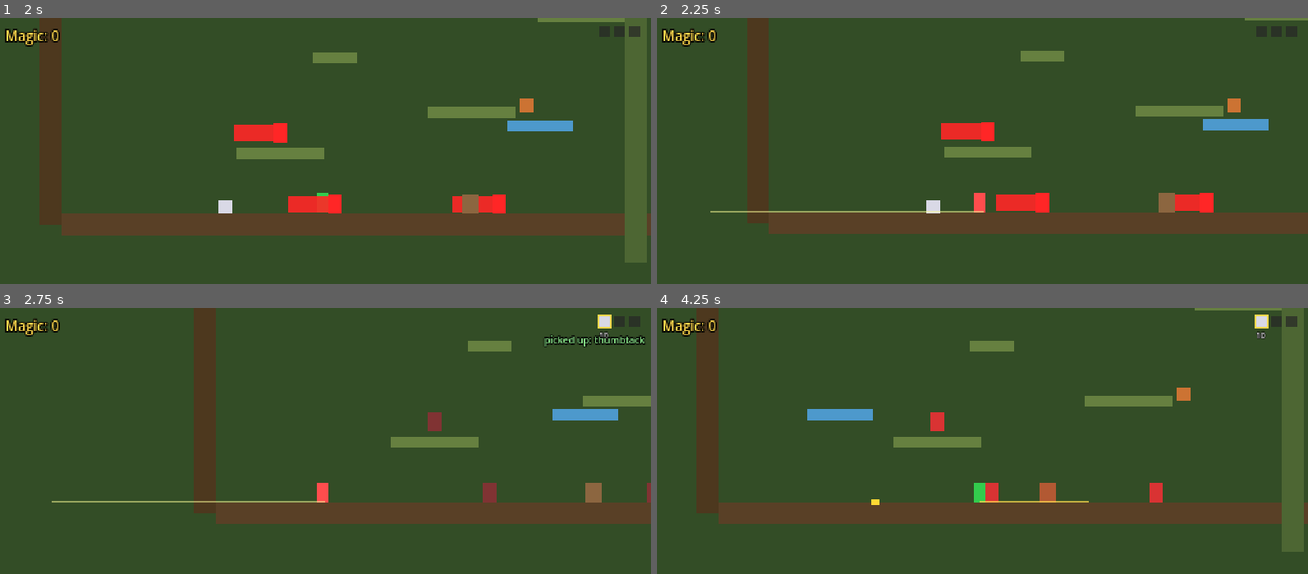
Above: before the commit, frames 1-4 (two rows, left to right).
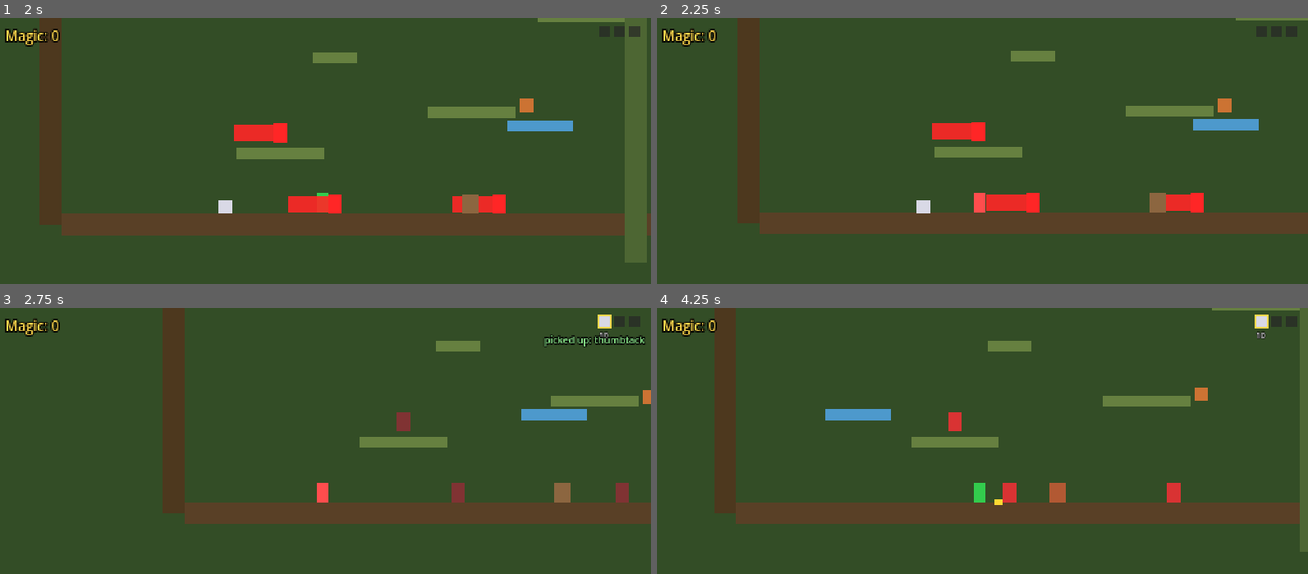
Above: after the commit, the same moments.

Repository: ButterlyEffect/ProjectLegend
Game: Godot game, scene res://scenes/player/test_level.tscn
The game is run twice, just before and just after one commit, with the same random seed, the same clock (stepped at 60 frames per second) and the same inputs.
Inputs (mouse positions are in pixels of both pictures, inside the frame that each line leads up to):
- Up to frame 1 (2 s): tap Enter at 0.5 s; move the mouse to (468, 182) at 0.52 s; hold D (move_right) from 0.53 s (still down); tap F (attack) at 0.6 s; click (468, 182) at 0.67 s; tap Space (jump) at 0.77, 1.52 s; tap G (parry) at 0.8, 1.35 s; move the mouse to (188, 220) at 1.27 s; tap Shift (slide) at 1.55 s
- Up to frame 2 (2.25 s): move the mouse to (1047, 121) at 2.02 s; release D (move_right) at 2.03 s; hold A (move_left) from 2.03 s (still down); hold E (throw_blade) from 2.03 s (still down); tap Shift (slide) at 2.1 s
- Up to frame 3 (2.75 s): keep holding A (move_left); keep holding E (throw_blade)
- Up to frame 4 (4.25 s): move the mouse to (949, 566) at 2.77 s; release A (move_left) at 2.78 s; release E (throw_blade) at 2.78 s; hold D (move_right) from 2.78 s (still down); tap E (throw_blade) at 2.85 s; click (949, 566) at 2.92 s; tap Space (jump) at 3.02, 3.77 s; tap T (use_tool) at 3.05 s; move the mouse to (1177, 547) at 3.52 s; hold T (use_tool) from 3.53 s (still down); tap F (attack) at 3.8 s

Frame 1 is identical in both runs. In frame 2, 4.0% of the frame differs, in the area x 8-94%, y 0-82%; in frame 3, 8.3%; in frame 4, 9.4%, in the area x 6-100%, y 0-92%.

Commit message:
Complete Story 3.2c: Thumbtack — Wall Anchor
Throwing a thumbtack now spawns a ground springboard or a wall-anchored
shelf platform based on hit-surface normal. Aim model upgraded to full
360° analog with multi-action mid-aim cancel; blade throw brought to
parity (analog aim, cancel-by-other-action, no velocity inheritance).

Co-Authored-By: Claude Opus 4.7 (1M context) <noreply@anthropic.com>

Diff:
--- a/game/autoloads/input_manager.gd
+++ b/game/autoloads/input_manager.gd
@@ -41,5 +41,18 @@
 	return Vector2.from_angle(snapped_angle).normalized()
 
 
+## Get full 360° analog aim direction. Returns Vector2.ZERO if below deadzone,
+## otherwise the raw normalized stick vector. Use for tool aiming where the
+## player wants pinpoint control instead of 8-way snap.
+func get_aim_direction_analog() -> Vector2:
+	var raw: Vector2 = Vector2(
+		Input.get_axis("move_left", "move_right"),
+		Input.get_axis("move_up", "move_down")
+	)
+	if raw.length() < 0.3:
+		return Vector2.ZERO
+	return raw.normalized()
+
+
 func is_using_controller() -> bool:
 	return active_device == DEVICE_CONTROLLER
--- a/game/scenes/player/blade/throw_physics.gd
+++ b/game/scenes/player/blade/throw_physics.gd
@@ -28,7 +28,6 @@
 var _distance_traveled: float = 0.0
 var _player: CharacterBody2D = null
 var _world_position: Vector2 = Vector2.ZERO  # Blade position in world space
-var _initial_velocity: Vector2 = Vector2.ZERO  # Player velocity at time of throw
 
 
 func _ready() -> void:
@@ -45,9 +44,7 @@
 		set_physics_process(false)
 		return
 
-	# Blade moves at throw_speed in throw direction, plus player's velocity at time of throw
-	var blade_velocity: Vector2 = _throw_direction * throw_speed + _initial_velocity
-	var movement: Vector2 = blade_velocity * delta
+	var movement: Vector2 = _throw_direction * throw_speed * delta
 	var prev_position: Vector2 = _world_position
 	_world_position += movement
 	_distance_traveled += movement.length()
@@ -71,9 +68,7 @@
 	if _current_state != STATE_HELD:
 		return
 	_throw_direction = direction.normalized()
-	# Start from the player's current world position
 	_world_position = _player.global_position
-	_initial_velocity = _player.velocity  # Inherit player momentum
 	_start_position = _world_position
 	_distance_traveled = 0.0
 	_change_state(STATE_IN_FLIGHT)
--- a/game/scenes/player/movement_controller.gd
+++ b/game/scenes/player/movement_controller.gd
@@ -105,9 +105,11 @@
 var _tool_durability_consumed_this_swing: bool = false
 var _use_tool_armed: bool = false  # primed on press, fires on release
 var _imbued_during_hold: bool = false  # cancels pending stab
+var _use_tool_cancelled: bool = false  # cancels pending stab/pin/throw via slide tap mid-aim
 var _use_tool_hold_frames: int = 0
 var _aim_line: Line2D = null
 const THUMBTACK_PIN_SCENE := preload("res://scenes/tools/pinned_thumbtack.tscn")
+const THUMBTACK_THROWN_SCENE := preload("res://scenes/tools/thrown_thumbtack.tscn")
 
 
 func _ready() -> void:
@@ -470,13 +472,19 @@
 	# Press: arm a pending tool-use (decides stab vs pin/throw on release)
 	if Input.is_action_just_pressed("use_tool"):
 		_imbued_during_hold = false
+		_use_tool_cancelled = false
 		_use_tool_hold_frames = 0
 		_use_tool_armed = _can_arm_tool_use()
 		return
-	# While held: tick hold timer, show aim line once threshold passed
+	# While held: tick hold timer, show aim line once threshold passed,
+	# allow cancel via any other action press once aiming has begun
+	# (slide / throw_blade / attack — parry is reserved for imbue).
 	if Input.is_action_pressed("use_tool"):
 		if _use_tool_armed:
 			_use_tool_hold_frames += 1
+			if _is_aiming() and _aim_cancel_pressed():
+				_use_tool_cancelled = true
+				_aim_line.visible = false
 		_update_aim_line_visibility()
 		return
 	# Release: decide what to fire
@@ -484,11 +492,15 @@
 		return
 	var was_armed: bool = _use_tool_armed
 	var hold_frames: int = _use_tool_hold_frames
+	var was_cancelled: bool = _use_tool_cancelled
 	_use_tool_armed = false
 	_use_tool_hold_frames = 0
+	_use_tool_cancelled = false
 	_aim_line.visible = false
 	if _imbued_during_hold:
 		_imbued_during_hold = false
+		return
+	if was_cancelled:
 		return
 	if not was_armed:
 		return
@@ -511,13 +523,12 @@
 		if aim.length() < thumbtack_aim_min_input:
 			_thumbtack_pin_at_feet()
 		else:
-			# Throw lands in chunk 3 (3.2c)
-			pass
+			_thumbtack_throw(aim)
 
 
 func _read_aim_input() -> Vector2:
-	# Use the existing 8-way snapped aim from InputManager (left stick / WASD / arrows)
-	return InputManager.get_aim_direction()
+	# Full 360° analog aim — movement is locked while aiming, so the stick is free.
+	return InputManager.get_aim_direction_analog()
 
 
 func _update_aim_line_visibility() -> void:
@@ -527,21 +538,27 @@
 	if not _use_tool_armed or def == null or def.id != &"thumbtack":
 		_aim_line.visible = false
 		return
+	if _use_tool_cancelled:
+		_aim_line.visible = false
+		return
 	if _use_tool_hold_frames < thumbtack_aim_threshold_frames:
 		_aim_line.visible = false
 		return
 	var aim: Vector2 = _read_aim_input()
+	if aim.length() < thumbtack_aim_min_input:
+		# No throwable direction — hide the line. Release will pin at feet (if grounded).
+		_aim_line.visible = false
+		return
 	_aim_line.visible = true
 	_aim_line.clear_points()
 	_aim_line.add_point(global_position)
-	if aim.length() < thumbtack_aim_min_input:
-		# No aim input — visualize a tiny down-tick to suggest "place at feet"
-		_aim_line.add_point(global_position + Vector2(0, 6))
-	else:
-		_aim_line.add_point(global_position + aim * thumbtack_aim_max_range)
+	_aim_line.add_point(global_position + aim * thumbtack_aim_max_range)
 
 
 func _thumbtack_pin_at_feet() -> void:
+	# Springboard requires a ground to pin into — airborne no-op (tack stays in inventory).
+	if not is_on_floor():
+		return
 	var active: Dictionary = ToolManager.get_active_tool()
 	if active.is_empty():
 		return
@@ -551,6 +568,18 @@
 	pin.global_position = global_position + Vector2(0, 0)
 	get_tree().current_scene.add_child(pin)
 	# Remove the thumbtack from inventory (the pin now owns the durability)
+	ToolManager.remove_active_tool()
+
+
+func _thumbtack_throw(aim: Vector2) -> void:
+	var active: Dictionary = ToolManager.get_active_tool()
+	if active.is_empty():
+		return
+	var projectile := THUMBTACK_THROWN_SCENE.instantiate()
+	projectile.global_position = global_position
+	get_tree().current_scene.add_child(projectile)
+	projectile.launch(aim, active["current_durability"])
+	# Tack leaves inventory at throw — the projectile (and any pin it spawns) owns durability
 	ToolManager.remove_active_tool()
 
 
@@ -601,6 +630,10 @@
 # --- Helpers ---
 
 func _get_move_input() -> float:
+	# While aiming a tool the stick is repurposed for aim — lock horizontal movement
+	# so the player stands still and the stick controls only the throw direction.
+	if _is_aiming():
+		return 0.0
 	return Input.get_axis("move_left", "move_right")
 
 
@@ -640,12 +673,32 @@
 
 
 func _try_slide() -> bool:
+	# Suppress slide while aiming a tool — the slide press is the cancel gesture.
+	if _is_aiming():
+		return false
+	# Same cancel gesture for blade throw aim — don't slide while the player is mid-aim.
+	if Input.is_action_pressed("throw_blade") and throw_physics.is_held():
+		return false
 	if Input.is_action_just_pressed("slide") and is_on_floor() and _slide_cooldown_timer <= 0.0:
 		if parry_subsystem.is_in_recovery():
 			return false
 		_change_state(STATE_SLIDE)
 		return true
 	return false
+
+
+func _is_aiming() -> bool:
+	return _use_tool_armed and _use_tool_hold_frames >= thumbtack_aim_threshold_frames
+
+
+func _aim_cancel_pressed() -> bool:
+	# Any "other action" pressed mid-aim cancels the pending throw/pin.
+	# Parry is excluded because hold-R2 + tap-R1 is the imbue gesture.
+	return (
+		Input.is_action_just_pressed("slide")
+		or Input.is_action_just_pressed("throw_blade")
+		or Input.is_action_just_pressed("attack")
+	)
 
 
 func _detect_wall() -> int:
--- a/game/scenes/player/test_level.gd
+++ b/game/scenes/player/test_level.gd
@@ -18,6 +18,7 @@
 var _inventory_borders: Array[ColorRect] = []
 var _inventory_durability_labels: Array[Label] = []
 var _pickup_toast: Label
+var _blade_throw_cancelled: bool = false
 
 
 func _ready() -> void:
@@ -226,12 +227,21 @@
 
 
 func _physics_process(_delta: float) -> void:
-	# Blade throw input — hold to aim, release to throw
+	# Blade throw input — hold to aim, release to throw, slide (B) to cancel mid-aim
+	if Input.is_action_just_pressed("throw_blade") and throw_physics.is_held():
+		_blade_throw_cancelled = false
+	if Input.is_action_pressed("throw_blade") and throw_physics.is_held():
+		if _blade_aim_cancel_pressed():
+			_blade_throw_cancelled = true
+			_range_indicator.visible = false
 	if Input.is_action_just_released("throw_blade") and throw_physics.is_held():
-		var aim: Vector2 = InputManager.get_aim_direction()
-		if aim == Vector2.ZERO:
-			aim = player.get_facing_direction()
-		throw_physics.throw_blade(aim)
+		var was_cancelled: bool = _blade_throw_cancelled
+		_blade_throw_cancelled = false
+		if not was_cancelled:
+			var aim: Vector2 = InputManager.get_aim_direction_analog()
+			if aim == Vector2.ZERO:
+				aim = player.get_facing_direction()
+			throw_physics.throw_blade(aim)
 
 	# Teleport input
 	if Input.is_action_just_pressed("teleport"):
@@ -250,6 +260,16 @@
 	_refresh_inventory_ui()
 
 
+func _blade_aim_cancel_pressed() -> bool:
+	# Any "other action" pressed mid-aim cancels the pending blade throw.
+	return (
+		Input.is_action_just_pressed("slide")
+		or Input.is_action_just_pressed("use_tool")
+		or Input.is_action_just_pressed("attack")
+		or Input.is_action_just_pressed("parry")
+	)
+
+
 func _unhandled_input(event: InputEvent) -> void:
 	if event is InputEventKey and event.pressed and not event.echo:
 		if event.keycode == KEY_QUOTELEFT:
@@ -266,7 +286,10 @@
 	if not throw_physics.is_held() or not Input.is_action_pressed("throw_blade"):
 		_range_indicator.visible = false
 		return
-	var aim: Vector2 = InputManager.get_aim_direction()
+	if _blade_throw_cancelled:
+		_range_indicator.visible = false
+		return
+	var aim: Vector2 = InputManager.get_aim_direction_analog()
 	if aim == Vector2.ZERO:
 		aim = player.get_facing_direction()
 	_range_indicator.visible = true
--- /dev/null
+++ b/game/scenes/tools/thrown_thumbtack.gd
@@ -0,0 +1,81 @@
+extends Node2D
+## A thumbtack mid-flight after a hold-aim throw. Raycasts each frame
+## between previous and current world position to catch the surface hit
+## (mirrors the blade throw model in scenes/player/blade/throw_physics.gd).
+##
+## On hit:
+##   - Mostly-vertical normal (floor or ceiling) → spawn springboard pin (pinned_thumbtack)
+##   - Mostly-horizontal normal (wall) → spawn wall_thumbtack platform
+## At max range without a hit, the thumbtack simply despawns (durability spent).
+
+const PINNED_THUMBTACK_SCENE := preload("res://scenes/tools/pinned_thumbtack.tscn")
+const WALL_THUMBTACK_SCENE := preload("res://scenes/tools/wall_thumbtack.tscn")
+
+@export var throw_speed: float = 180.0
+@export var max_range: float = 80.0
+@export var current_durability: int = 5
+
+var _direction: Vector2 = Vector2.RIGHT
+var _distance_traveled: float = 0.0
+var _started: bool = false
+
+
+func launch(direction: Vector2, durability: int) -> void:
+	_direction = direction.normalized()
+	current_durability = durability
+	_started = true
+	rotation = _direction.angle()
+
+
+func _physics_process(delta: float) -> void:
+	if not _started:
+		return
+	var movement: Vector2 = _direction * throw_speed * delta
+	var prev_position: Vector2 = global_position
+	var next_position: Vector2 = global_position + movement
+	if _check_surface_hit(prev_position, next_position):
+		return
+	global_position = next_position
+	_distance_traveled += movement.length()
+	if _distance_traveled >= max_range:
+		queue_free()
+
+
+func _check_surface_hit(from_pos: Vector2, to_pos: Vector2) -> bool:
+	var space_state: PhysicsDirectSpaceState2D = get_world_2d().direct_space_state
+	var query: PhysicsRayQueryParameters2D = PhysicsRayQueryParameters2D.create(
+		from_pos,
+		to_pos,
+		1  # Terrain mask
+	)
+	query.collide_with_areas = false
+	query.collide_with_bodies = true
+	var result: Dictionary = space_state.intersect_ray(query)
+	if result.is_empty():
+		return false
+	_anchor_at(result.position, result.normal)
+	return true
+
+
+func _anchor_at(hit_pos: Vector2, hit_normal: Vector2) -> void:
+	if absf(hit_normal.y) > absf(hit_normal.x):
+		_spawn_ground_pin(hit_pos, hit_normal)
+	else:
+		_spawn_wall_pin(hit_pos, hit_normal)
+	queue_free()
+
+
+func _spawn_ground_pin(hit_pos: Vector2, hit_normal: Vector2) -> void:
+	var pin := PINNED_THUMBTACK_SCENE.instantiate()
+	pin.current_durability = current_durability
+	# Place pin sitting on the surface — nudge slightly along the normal
+	pin.global_position = hit_pos + hit_normal * 1.0
+	get_tree().current_scene.add_child(pin)
+
+
+func _spawn_wall_pin(hit_pos: Vector2, hit_normal: Vector2) -> void:
+	var pin := WALL_THUMBTACK_SCENE.instantiate()
+	pin.current_durability = current_durability
+	pin.outward_normal = hit_normal
+	pin.global_position = hit_pos
+	get_tree().current_scene.add_child(pin)
--- /dev/null
+++ b/game/scenes/tools/thrown_thumbtack.tscn
@@ -0,0 +1,13 @@
+[gd_scene format=3 uid="uid://dk6g06uyyxm53"]
+
+[ext_resource type="Script" path="res://scenes/tools/thrown_thumbtack.gd" id="1"]
+
+[node name="ThrownThumbtack" type="Node2D"]
+script = ExtResource("1")
+
+[node name="Visual" type="ColorRect" parent="."]
+offset_left = -3.0
+offset_top = -1.0
+offset_right = 3.0
+offset_bottom = 1.0
+color = Color(0.85, 0.85, 0.9, 1)
--- /dev/null
+++ b/game/scenes/tools/wall_thumbtack.gd
@@ -0,0 +1,61 @@
+extends Node2D
+## A thumbtack pinned into a wall. The shelf sticks out along outward_normal
+## and acts as a temporary platform the player can stand on. Durability
+## decrements on each landing (matching pinned_thumbtack's per-bounce model);
+## at zero, the platform breaks.
+
+signal landed_on(remaining_durability: int)
+signal broke
+
+@export var current_durability: int = 5
+@export var placement_grace_frames: int = 12  # ~200ms before first tick can fire
+
+var outward_normal: Vector2 = Vector2.RIGHT  # set by thrown_thumbtack on spawn
+
+@onready var shelf_body: StaticBody2D = $ShelfBody
+@onready var shelf_shape: CollisionShape2D = $ShelfBody/CollisionShape2D
+@onready var shelf_visual: ColorRect = $ShelfBody/Visual
+@onready var landing_area: Area2D = $LandingArea
+@onready var landing_shape: CollisionShape2D = $LandingArea/CollisionShape2D
+
+const SHELF_LENGTH: float = 12.0
+const SHELF_THICKNESS: float = 3.0
+
+var _grace_timer: int = 0
+
+
+func _ready() -> void:
+	_grace_timer = placement_grace_frames
+	_orient_shelf()
+	landing_area.body_entered.connect(_on_landing)
+
+
+func _physics_process(_delta: float) -> void:
+	if _grace_timer > 0:
+		_grace_timer -= 1
+
+
+func _orient_shelf() -> void:
+	# Shelf extends outward from the wall along outward_normal.
+	# Shelf center sits half-a-shelf away from the wall surface so it doesn't clip.
+	var dir: Vector2 = outward_normal.normalized()
+	var center_offset: Vector2 = dir * (SHELF_LENGTH * 0.5)
+	shelf_body.position = center_offset
+	# Long axis is along the normal (horizontal for left/right walls, vertical otherwise).
+	# We're scoped to wall hits, so outward_normal is mostly horizontal — rotate to match.
+	shelf_body.rotation = dir.angle()
+	# Landing detector sits just above the standable face of the shelf (in world up).
+	# Place its center above the shelf center so it catches the player's feet.
+	landing_area.position = center_offset + Vector2(0, -SHELF_THICKNESS)
+
+
+func _on_landing(body: Node) -> void:
+	if not body.is_in_group("player"):
+		return
+	if _grace_timer > 0:
+		return
+	current_durability -= 1
+	landed_on.emit(current_durability)
+	if current_durability <= 0:
+		broke.emit()
+		queue_free()
--- /dev/null
+++ b/game/scenes/tools/wall_thumbtack.tscn
@@ -0,0 +1,34 @@
+[gd_scene format=3 uid="uid://btwalltack001"]
+
+[ext_resource type="Script" path="res://scenes/tools/wall_thumbtack.gd" id="1"]
+
+[sub_resource type="RectangleShape2D" id="shelf_shape"]
+size = Vector2(12, 3)
+
+[sub_resource type="RectangleShape2D" id="landing_shape"]
+size = Vector2(12, 4)
+
+[node name="WallThumbtack" type="Node2D"]
+script = ExtResource("1")
+
+[node name="ShelfBody" type="StaticBody2D" parent="."]
+collision_layer = 1
+collision_mask = 0
+
+[node name="CollisionShape2D" type="CollisionShape2D" parent="ShelfBody"]
+shape = SubResource("shelf_shape")
+
+[node name="Visual" type="ColorRect" parent="ShelfBody"]
+offset_left = -6.0
+offset_top = -1.5
+offset_right = 6.0
+offset_bottom = 1.5
+color = Color(0.85, 0.85, 0.9, 1)
+
+[node name="LandingArea" type="Area2D" parent="."]
+collision_layer = 0
+collision_mask = 2
+monitoring = true
+
+[node name="CollisionShape2D" type="CollisionShape2D" parent="LandingArea"]
+shape = SubResource("landing_shape")
Not shown, added: game/scenes/tools/thrown_thumbtack.gd.uid
Not shown, added: game/scenes/tools/wall_thumbtack.gd.uid
Not shown, changed: CLAUDE.md
